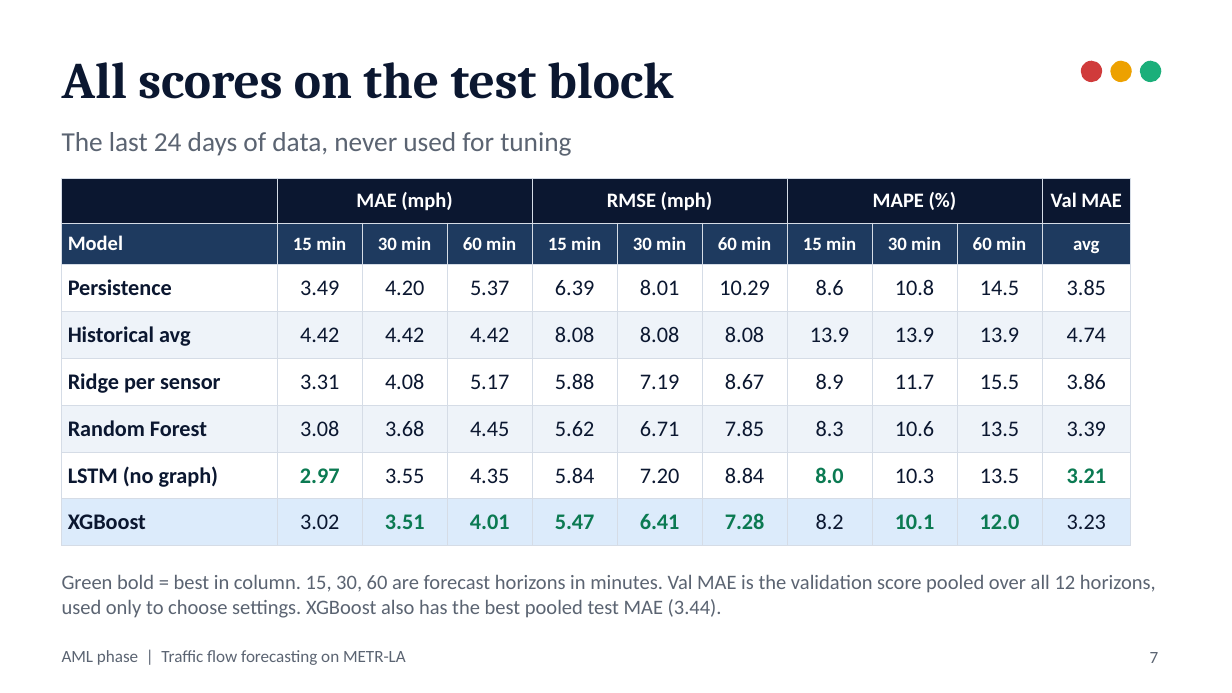
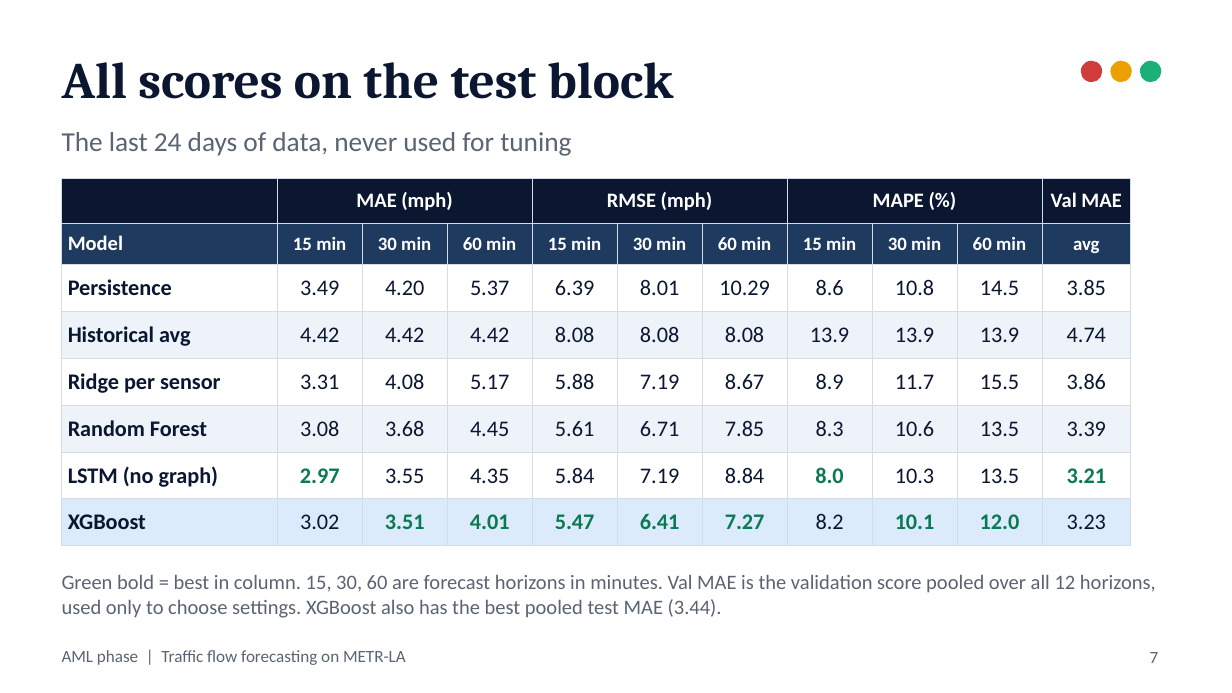
Before and after one commit to ManasSaxena14/TrafficFlowControl_AIML-DL_T036, a slide deck: slide 7 of docs/presentation/AML_Traffic_Flow_Forecasting.pptx. Drawn at 1232x693 pixels with LibreOffice and Linux fonts; fonts in the diff are those of the drawing. Boxes give left, top, right and bottom in pixels: in the first picture for what was removed or moved away, otherwise in the second. Text is boxed around its words. In the diff, an @@ line names an element or a change of style, - is before the commit and + after.

Commit message:
Update the slides to match the report
Rebuilds the deck from full-precision results so every score agrees with the report, and points the closing slide to the LaTeX report and the live dashboard.

```diff
--- a/docs/presentation/AML_Traffic_Flow_Forecasting.pptx
+++ b/docs/presentation/AML_Traffic_Flow_Forecasting.pptx
@@ table at [62,179,1131,533] @@
-row 6, column 5: 5.62
+row 6, column 5: 5.61
-row 7, column 6: 7.20
+row 7, column 6: 7.19
-row 8, column 7: 7.28
+row 8, column 7: 7.27
```
Also in this commit, not shown: 1 other slide changed.
